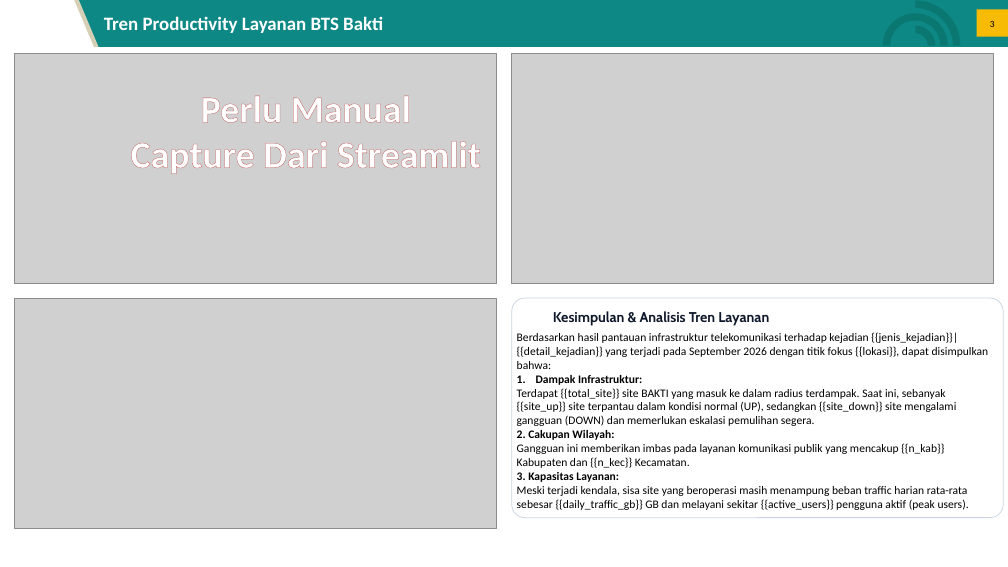
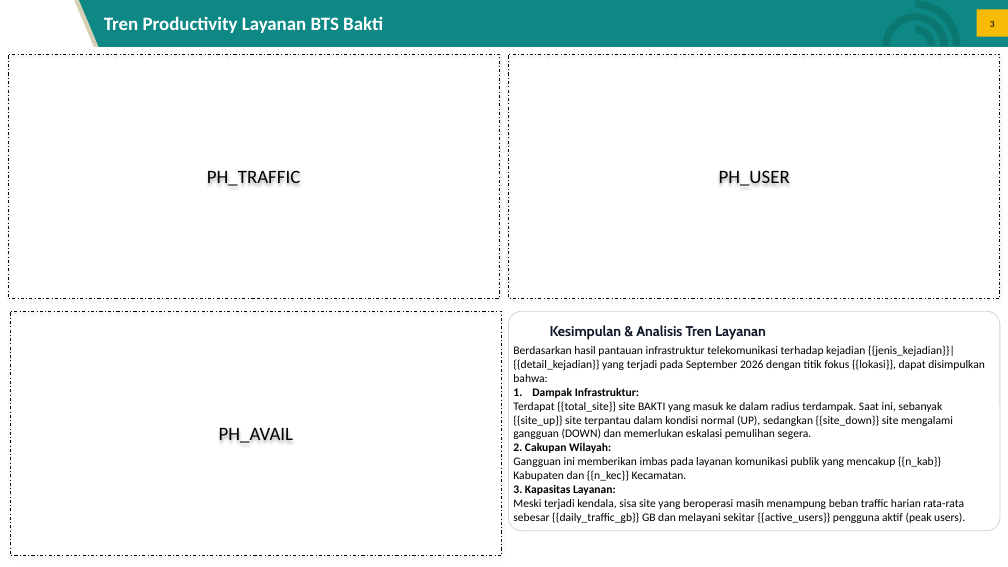
Before and after one commit to ilhamdyaksa/flash-report-dashboard, a slide deck: slide 3 of template_baku.pptx.pptx. Drawn at 1008x567 pixels with LibreOffice and Linux fonts; fonts in the diff are those of the drawing; grey boxes stand for pictures; background and template pictures are left out. Boxes give left, top, right and bottom in pixels: in the first picture for what was removed or moved away, otherwise in the second. Text is boxed around its words. In the diff, an @@ line names an element or a change of style, - is before the commit and + after.

```diff
--- a/template_baku.pptx.pptx
+++ b/template_baku.pptx.pptx
@@ rectangle added at (8, 54, 500, 299), outline #000000 0.75 pt dashed, 18 pt, text #000000 @@
+PH_TRAFFIC
@@ picture removed at (15, 54, 497, 284) @@
@@ rectangle added at (509, 54, 1000, 299), outline #000000 0.75 pt dashed, 18 pt, text #000000 @@
+PH_USER
@@ picture removed at (512, 54, 994, 284) @@
@@ text removed at (131, 95, 481, 174) @@
-Perlu Manual
-Capture Dari Streamlit
@@ picture removed at (15, 298, 497, 528) @@
@@ rectangle added at (10, 312, 501, 556), outline #000000 0.75 pt dashed, 18 pt, text #000000 @@
+PH_AVAIL
@@ rounded rectangle: place and size @@
-rounded rectangle at (512, 298, 1003, 517)
+rounded rectangle at (509, 312, 1000, 531)
@@ text "Kesimpulan & Analisis Tren Layanan": place and size @@
-text "Kesimpulan & Analisis Tren Layanan" at (553, 311, 769, 326)
+text "Kesimpulan & Analisis Tren Layanan" at (550, 325, 766, 339)
@@ text "Berdasarkan hasil pantauan infrastruktur telekomunikasi ...": place and size @@
-text "Berdasarkan hasil pantauan infrastruktur telekomunikasi ..." at (517, 332, 989, 510)
+text "Berdasarkan hasil pantauan infrastruktur telekomunikasi ..." at (513, 345, 985, 523)
```
Also in this commit, not shown: 2 other slides changed, 1 other file.
